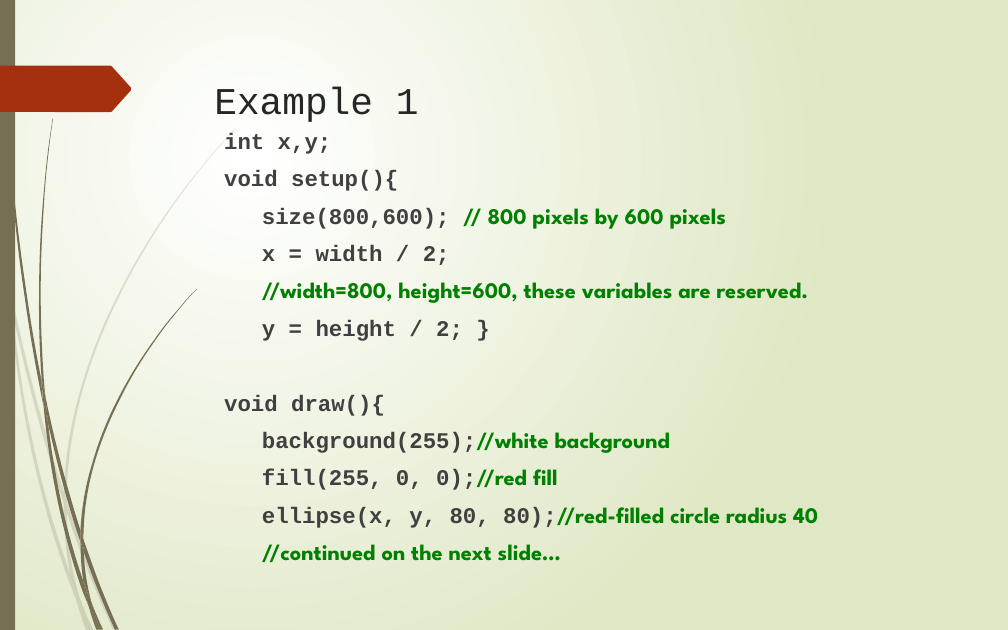
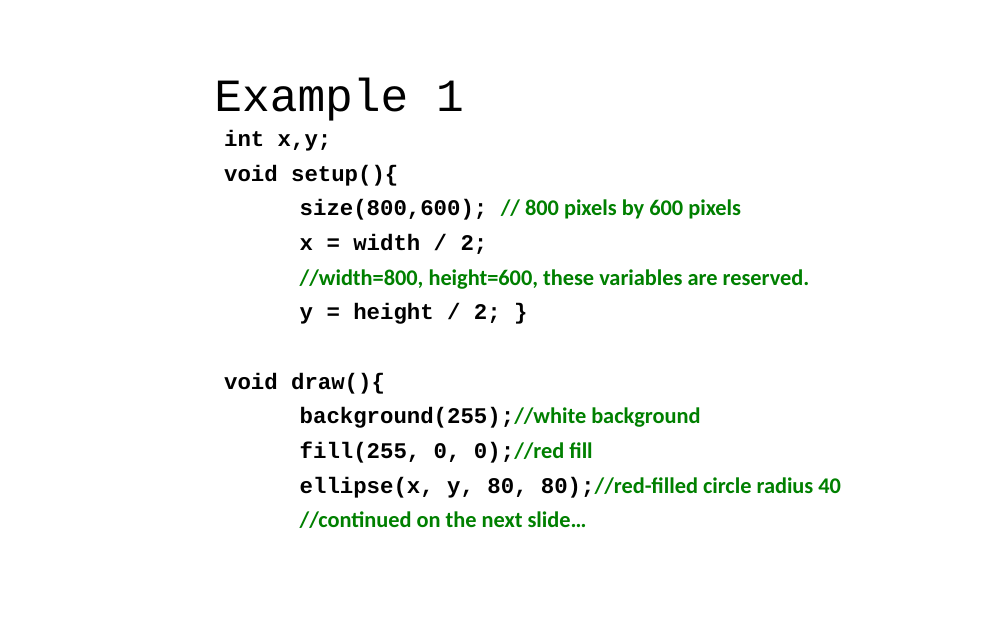
Before and after one commit to LongBaoNguyen/longbaonguyen.github.io, a slide deck: slide 16 of courses/apcsa/processing/processing1.pptx. Drawn at 1008x630 pixels with LibreOffice and Linux fonts; fonts in the diff are those of the drawing. Boxes give left, top, right and bottom in pixels: in the first picture for what was removed or moved away, otherwise in the second. Text is boxed around its words. In the diff, an @@ line names an element or a change of style, - is before the commit and + after.

```diff
--- a/courses/apcsa/processing/processing1.pptx
+++ b/courses/apcsa/processing/processing1.pptx
@@ background gradient #FFFFFF to #DFE8C4 to #FFFFFF @@
@@ rectangle removed at [0, 0, 15, 630] @@
@@ title "Example 1" at [214, 79, 464, 121]: size 27 to 33 pt, text colour #262626 to #000000; line spacing 1 to 0.9 @@
@@ freeform shape removed at [0, 66, 131, 112] @@
@@ text "int x,y;" at [224, 130, 841, 528]: text colour #404040 to #000000 in "int x,y;", "void setup(){", "size(800,600);", "x = width / 2;" and 5 more places; font League Spartan to Calibri in "// 800 pixels by 600 pixels", "//width=800, height=600, these variables are reserved.", "background(255);//white background", "0);//red fill" and 2 more places; line spacing 1 to 0.9 @@
@@ group removed at [0, 128, 236, 630]: 10 freeform shapes @@
@@ group removed at [2, 0, 198, 630]: 12 freeform shapes @@
```
Also in this commit, not shown: 31 other slides changed, 7 other files.
